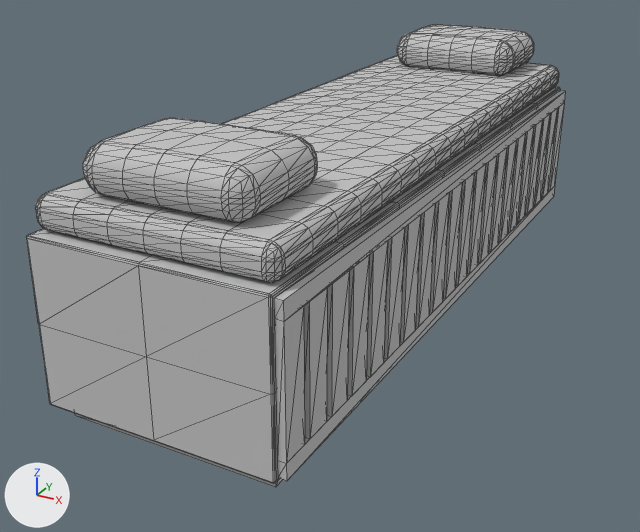
Two versions of the glTF model models/windowseat1.glb, one commit apart.
Before and after are seen from a 50 mm lens placed at (1.321, -3.06, 1.111), pointed at (0.248, -1.109, 0.136). Arrows for +X, +Y and +Z are at lower left; the lights stay in place. The first picture is the older version. Mesh edges are drawn as thin lines. Vertices at exactly the same position are counted once.

Script lines for the objects in view, before the commit:
```python
me_body = bpy.data.meshes.new('body')
me_body.from_pydata(...)  # 178 vertices, 352 faces; spans x 0.0..0.58, y -1.89..0.0, z 0.05..0.45
me_body.materials.append(mat_body)  # light grey #c4c4c4
me_dark = bpy.data.meshes.new('dark')
me_dark.from_pydata(...)  # a box spanning x 0.02..0.55, y -1.84..-0.05, z 0.0..0.05
me_dark.materials.append(mat_dark)  # light grey #c4c4c4
me_kmat = bpy.data.meshes.new('kmat')
me_kmat.from_pydata(...)  # 762 vertices, 1520 faces; spans x 0.0..0.58, y -1.87..-0.02, z 0.45..0.54
me_kmat.materials.append(mat_kmat)  # light grey #c4c4c4
me_pillow = bpy.data.meshes.new('pillow')
me_pillow.from_pydata(...)  # 476 vertices, 944 faces; spans x 0.1..0.5, y -1.84..-0.05, z 0.53..0.65
me_pillow.materials.append(mat_pillow)  # light grey #c4c4c4
me_wdoor = bpy.data.meshes.new('wdoor')
me_wdoor.from_pydata(...)  # 182 vertices, 276 faces; spans x 0.58..0.6, y -1.88..-0.01, z 0.06..0.44
me_wdoor.materials.append(mat_wdoor)  # light grey #c4c4c4
ob_body = bpy.data.objects.new('body', me_body)
ob_body.location = (0.0, 0.0, 0.0)
ob_dark = bpy.data.objects.new('dark', me_dark)
ob_dark.location = (0.0, 0.0, 0.0)
ob_kmat = bpy.data.objects.new('kmat', me_kmat)
ob_kmat.location = (0.0, 0.0, 0.0)
ob_pillow = bpy.data.objects.new('pillow', me_pillow)
ob_pillow.location = (0.0, 0.0, 0.0)
ob_wdoor = bpy.data.objects.new('wdoor', me_wdoor)
ob_wdoor.location = (0.0, 0.0, 0.0)
```
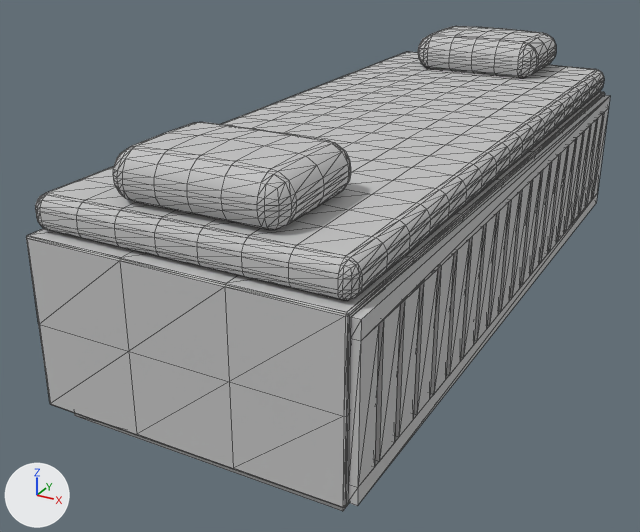
Diff of the bpy script that builds the scene:
```diff
--- a/models/windowseat1.glb.py
+++ b/models/windowseat1.glb.py
@@ me_dark @@
 # used by ob_dark; location = (0.0, 0.0, 0.0)
-me_dark.from_pydata(...)  # 8 vertices, 12 faces; spans x 0.02..0.55, y -1.84..-0.05, z 0.0..0.05
+me_dark.from_pydata(...)  # 8 vertices, 12 faces; spans x 0.02..0.7, y -1.84..-0.05, z 0.0..0.05
+# me_dark part 1: the whole mesh is scaled about the mesh origin by (1.28, 1, 1)
 me_dark.materials.append(mat_dark)
@@ me_body @@
 # used by ob_body; location = (0.0, 0.0, 0.0)
-me_body.from_pydata(...)  # 178 vertices, 352 faces; spans x 0.0..0.58, y -1.89..0.0, z 0.05..0.45
+me_body.from_pydata(...)  # 204 vertices, 404 faces; spans x 0.0..0.73, y -1.89..0.0, z 0.05..0.45
+# me_body part 2: 88 vertices moved from x 0.29..0.58, y -1.89..0.0, z 0.05..0.45 to x 0.25..0.73, y -1.89..0.0, z 0.05..0.45; 14 vertices removed from x 0.58, y -1.89..0.0, z 0.05..0.45; 40 vertices added at x 0.73, y -1.89..0.0, z 0.05..0.45
 me_body.materials.append(mat_body)
@@ me_wdoor @@
 # used by ob_wdoor; location = (0.0, 0.0, 0.0)
-me_wdoor.from_pydata(...)  # 182 vertices, 276 faces; spans x 0.58..0.6, y -1.88..-0.01, z 0.06..0.44
+me_wdoor.from_pydata(...)  # 182 vertices, 276 faces; spans x 0.73..0.75, y -1.88..-0.01, z 0.06..0.44
+# me_wdoor part 3: the whole mesh is moved by (0.15, 0.0, 0.0)
 me_wdoor.materials.append(mat_wdoor)
@@ me_kmat @@
 # used by ob_kmat; location = (0.0, 0.0, 0.0)
-me_kmat.from_pydata(...)  # 762 vertices, 1520 faces; spans x 0.0..0.58, y -1.87..-0.02, z 0.45..0.54
+me_kmat.from_pydata(...)  # 816 vertices, 1628 faces; spans x 0.0..0.73, y -1.87..-0.02, z 0.45..0.54
+# me_kmat part 4: 504 vertices moved from x 0.12..0.58, y -1.87..-0.02, z 0.45..0.54 to x 0.13..0.73, y -1.87..-0.02, z 0.45..0.54; 12 vertices removed from x 0.57..0.58, y -1.86..-0.03, z 0.46..0.52; 66 vertices added at x 0.71..0.73, y -1.86..-0.03, z 0.46..0.52
 me_kmat.materials.append(mat_kmat)
@@ me_pillow @@
 # used by ob_pillow; location = (0.0, 0.0, 0.0)
-me_pillow.from_pydata(...)  # 476 vertices, 944 faces; spans x 0.1..0.5, y -1.84..-0.05, z 0.53..0.65
+me_pillow.from_pydata(...)  # 476 vertices, 944 faces; spans x 0.17..0.57, y -1.84..-0.05, z 0.53..0.65
+# me_pillow part 5: the whole mesh is moved by (0.07, 0.0, 0.0)
 me_pillow.materials.append(mat_pillow)
```

What differs and where, as boxes [x1, y1, x2, y2] in the pictures (640 x 532 px; the box of a moved part takes in the faces that stretch with it):
'body', reshaped (8% wider): before [26, 87, 560, 483]; after [26, 91, 605, 508]
'wdoor', moved: before [274, 91, 565, 481]; after [348, 95, 610, 506]
'kmat', reshaped (9% wider, 10% taller): before [35, 56, 559, 283]; after [35, 52, 604, 301]
'pillow', moved: before [83, 24, 534, 223]; after [113, 26, 556, 230]
'dark', rescaled (mostly hidden): before [74, 413, 282, 487]; after [74, 413, 348, 511]
part 2 of me_body, moved or reshaped: before [268, 88, 560, 483]; after [225, 93, 605, 508]
part 4 of me_kmat, moved or reshaped: before [40, 56, 559, 283]; after [40, 52, 604, 301]
